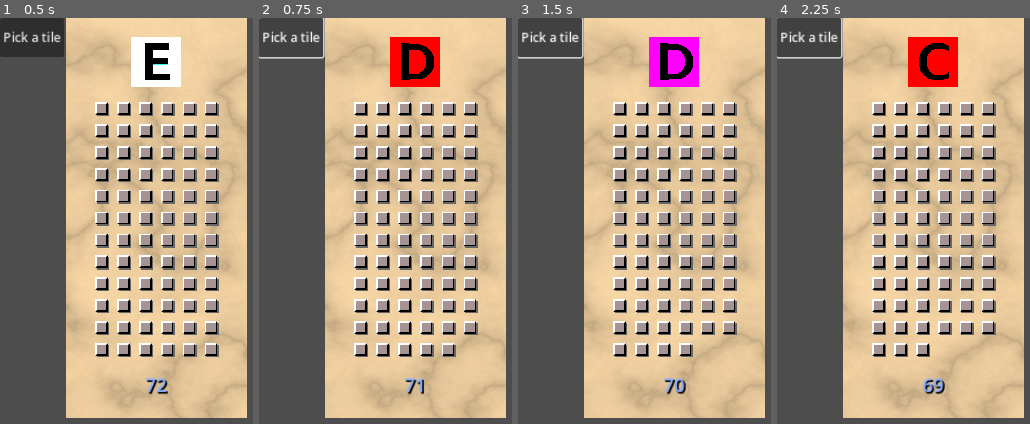
Above: before the commit, frames 1-4 (left to right).
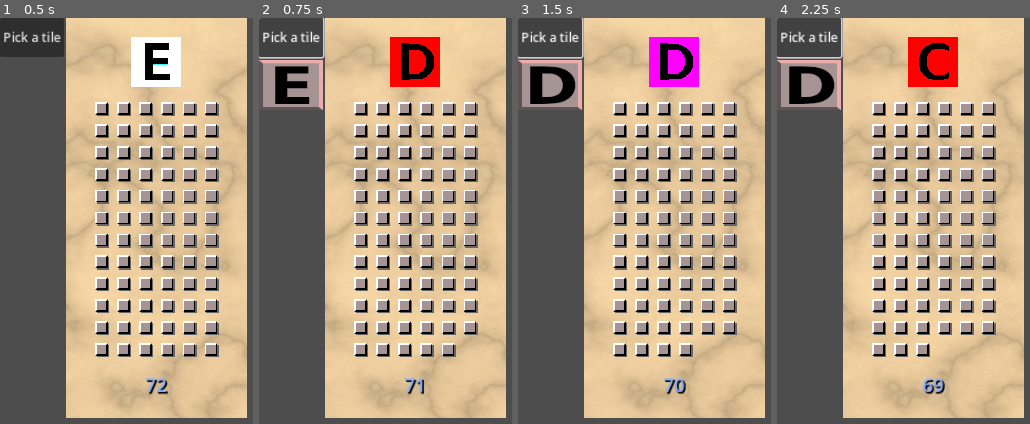
Above: after the commit, the same moments.

Repository: Infini-Creation/Ishid-O-Matic_Reborn
Game: Godot game, scene res://Scenes/deck_display_test.tscn
The game is run twice, just before and just after one commit, with the same random seed, the same clock (stepped at 60 frames per second) and the same inputs. This scene is started directly instead of the project's main scene.
Inputs:
- Up to frame 1 (0.5 s): no input
- Up to frame 2 (0.75 s): click "Pick a tile" at 0.5 s
- Up to frame 3 (1.5 s): click "Pick a tile" at 1.25 s
- Up to frame 4 (2.25 s): click "Pick a tile" at 2 s

Frame 1 is identical in both runs. In frame 2, 2.7% of the frame differs, in the area x 0-26%, y 10-23%; in frame 3, 2.7%; in frame 4, 2.7%.

Commit message:
update test deck display scene
- add current tile display

Diff:
--- a/project/Scenes/deck_display_test.tscn
+++ b/project/Scenes/deck_display_test.tscn
@@ -20,7 +20,10 @@
 [node name="HBoxContainer" type="HBoxContainer" parent="MarginContainer"]
 layout_mode = 2
 
-[node name="Button" type="Button" parent="MarginContainer/HBoxContainer"]
+[node name="VBoxContainer" type="VBoxContainer" parent="MarginContainer/HBoxContainer"]
+layout_mode = 2
+
+[node name="Button" type="Button" parent="MarginContainer/HBoxContainer/VBoxContainer"]
 custom_minimum_size = Vector2(50, 50)
 layout_mode = 2
 size_flags_horizontal = 0
@@ -28,7 +31,10 @@
 action_mode = 0
 text = "Pick a tile"
 
+[node name="TilePicked" type="TextureRect" parent="MarginContainer/HBoxContainer/VBoxContainer"]
+layout_mode = 2
+
 [node name="DeckDisplay" parent="MarginContainer/HBoxContainer" instance=ExtResource("2_o6tvo")]
 position = Vector2(68, -16)
 
-[connection signal="pressed" from="MarginContainer/HBoxContainer/Button" to="." method="_on_button_pressed"]
+[connection signal="pressed" from="MarginContainer/HBoxContainer/VBoxContainer/Button" to="." method="_on_button_pressed"]
--- a/project/Scripts/DeckDisplay-MiniDeckDisplay.gd
+++ b/project/Scripts/DeckDisplay-MiniDeckDisplay.gd
@@ -34,6 +34,8 @@
 				add_child(tile)
 		print("tc="+str(tilecount))
 
+	#for child in get_children():
+	#	print("node("+str(child)+") pos="+str(child.position))
 
 func remove_tile():
 	# call by signal
@@ -41,7 +43,7 @@
 	var nodeIdx : int = get_child_count(false)
 	print("remove tile called, gcc="+str(nodeIdx))
 	if nodeIdx > 0:
-		print_tree()
+		#print_tree()
 		var node = get_child(0, false)
 		print("node ["+str(node)+"] will be removed")
 		remove_child(node) #that's works but remove from the end not the top
--- a/project/Scripts/DeckDisplay-Test.gd
+++ b/project/Scripts/DeckDisplay-Test.gd
@@ -9,3 +9,5 @@
 func _on_button_pressed():
 	var tile = DeckDisplay.pick_next_tile()
 	print("tile="+str(tile))
+
+	$MarginContainer/HBoxContainer/VBoxContainer/TilePicked.texture = tile.get_node("Sprite2D").texture
